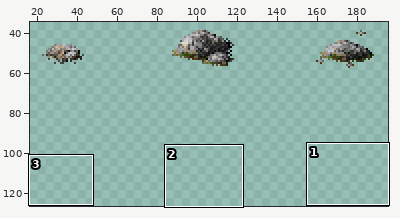
File history of a sprite sheet, src/deco/hjm-rocks.png. Above, an overview of the earlier version with the close-up marked.
Close-up. Old version:
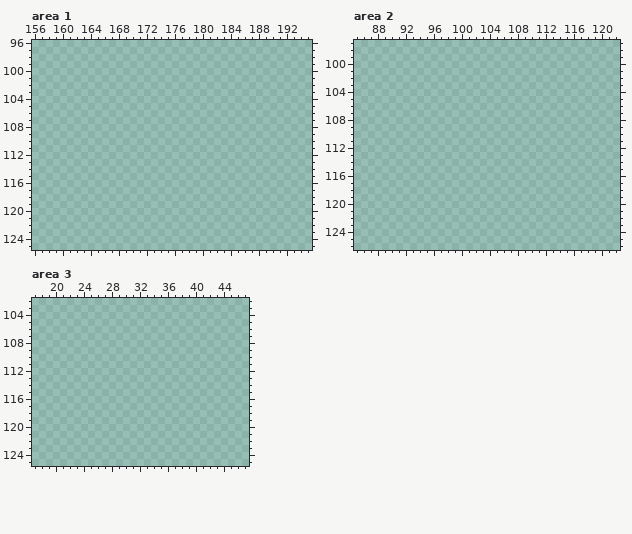
The file is 288x144 pixels. Shown: area 1: x 156..195, y 96..125; area 2: x 85..122, y 97..126; area 3: x 17..47, y 102..125. The wide view leaves out empty margins. The commit also changed other parts of the picture, which this record leaves out.
And afterwards:
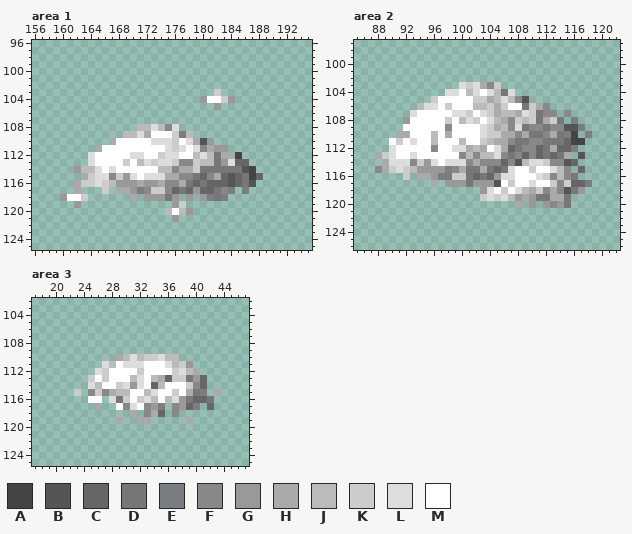
Palette (. is transparent): A #444444  B #555555  C #666666  D #777777  E #7b7e81  F #888888  G #999999  H #aaaaaa  J #bbbbbb  K #cccccc  L #dddddd  M #ffffff
Changes in this commit:
Changed rows in their new state; - is an unchanged pixel.
Area 1:
first column x 160:
103 ----------------------K------
104 --------------------GMMKG----
105 ----------------------G------
108 -----------JJLJFL------------
109 ---------JJLHMMMKEJ----------
110 -------HMMMMMLLLKMLHBG-------
111 -----HMMMMMMMMMLKLMLFHGG-----
112 ----LMMMMMLLMMKLLMMJLJDHHA---
113 ----LMMMMKMJLKLLKFFKJJDGLCC--
114 --GJJLMLMMMMMMJJFHHKDDDDDDBA-
115 ---HKLLFKGLMLLLHHFFDCFHCBCDAC
116 --HKKLKJGGGHGGHFFHDCDCCCBCDB-
117 --H---K-HHGEFKKFCDCGCCDFE-E--
118 GMMK------H-GGGDG-G-GEDE-----
119 --G-------------GK-----------
120 ---------------JMJG----------
121 ----------------G------------
Area 2:
first column x 88:
103 ------------LKLHFK-------------
104 ----------LLMJLMLJDL-----------
105 --------KMMMMMKKHJLJFB---------
106 ------JLLMKMMMJJKHKMMDKHF------
107 -----LMMMMMLLKMLKHJJHLKDFF-F---
108 ----GMMMMMKMJLKMLJHFKJKDHKD-E--
109 ----MMMMMMFMMMMLKHJFLDFFDFFBBE-
110 ---HHMMMJMHMMMMLKKHHFHDDFHDEA-E
111 --MKMLMMJMMMJMMKJHHFDDFFDDDCAA-
112 --LMMMMMFMMLLHJHMLHCDFFCDHCCE--
113 HKLMMLMMMMMMFJFJJLFDFCFCDCDH-B-
114 -HLLLFKGLMLLLFHFFFCFBJLLKFFBC--
115 FHKLKJGGGGEFHDDHDCDLMMKMMLJF-C-
116 ----K-HHGEEKKDCDCGLLMMMLKFJFD--
117 --------H-GGGDGGGBMKMMLMMKFKCCE
118 ---------------GLMKMLJHKFHFBDG-
119 ---------------KLKLJGHGDDHHD---
120 --------------------H-G-GFGD---
Area 3:
first column x 23:
110 ------HJLJKKLJJ------
111 ----LJMLLLMMMLJKG----
112 ---LKMMMMKMMMMKLJH---
113 --KMKMMMJLMJHCKKDGC--
114 --LJMMKLGLMCJMMMKFC--
115 K-FKFHJJMMJLMMKMHDE-H
116 --MM-LDKMKLJMJLGDCCD-
117 ---H--MFLMFGE-FGCE-C-
118 --------H-FHC-F------
119 ------H--HH-----H----
Boxes around the changes in both close-ups, in picture pixels (x1, y1, x2, y2):
added: (60, 89, 263, 222)
added: (375, 82, 592, 208)
added: (74, 354, 221, 424)
